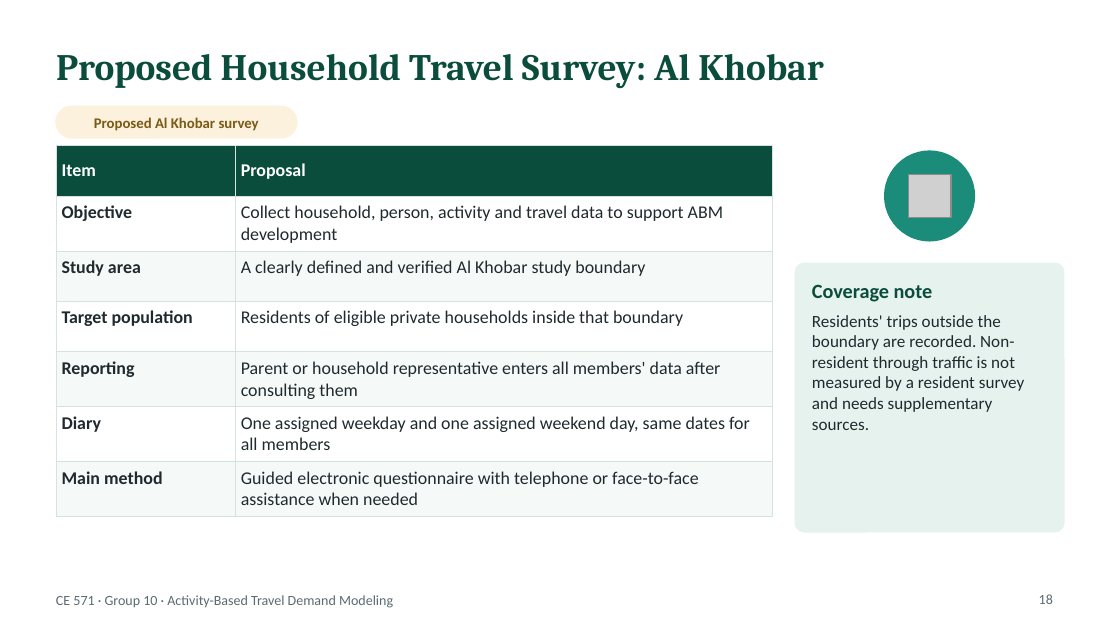
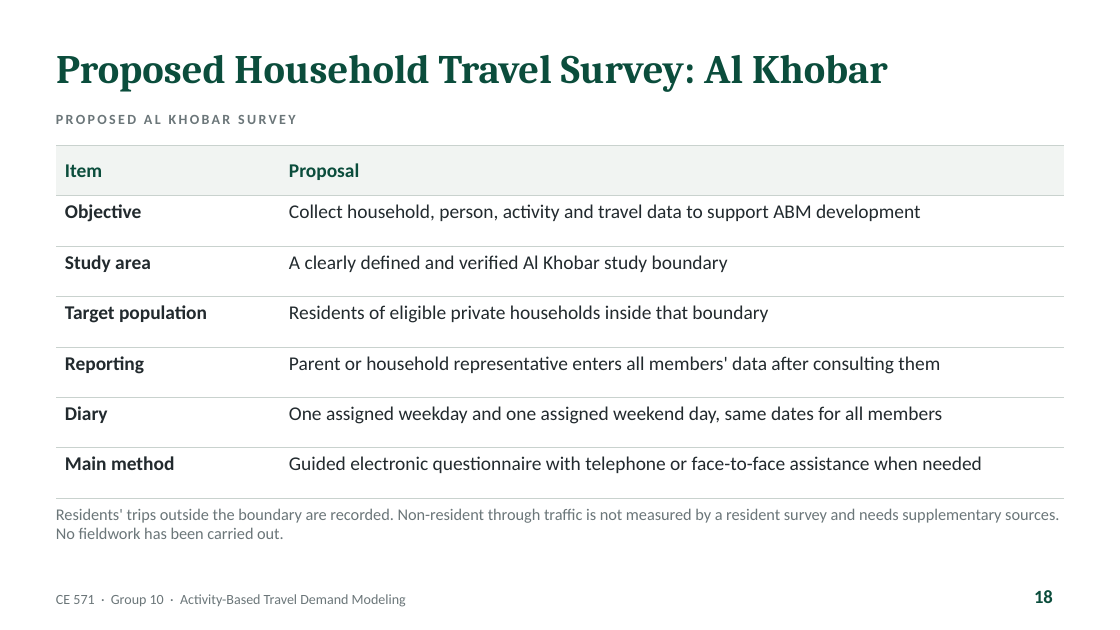
Before and after one commit to abdelmohdi/Claude, a slide deck: slide 18 of CE571_Group10_ABM_Presentation/CE571_Group10_Activity_Based_Travel_Demand_Modeling.pptx. Drawn at 1120x630 pixels with LibreOffice and Linux fonts; fonts in the diff are those of the drawing; grey boxes stand for pictures. Boxes give left, top, right and bottom in pixels: in the first picture for what was removed or moved away, otherwise in the second. Text is boxed around its words. In the diff, an @@ line names an element or a change of style, - is before the commit and + after.

```diff
--- a/CE571_Group10_ABM_Presentation/CE571_Group10_Activity_Based_Travel_Demand_Modeling.pptx
+++ b/CE571_Group10_ABM_Presentation/CE571_Group10_Activity_Based_Travel_Demand_Modeling.pptx
@@ title "Proposed Household Travel Survey: Al ..." at <box>56,55,888,92</box>: size 24 to 26 pt @@
@@ text at <box>56,115,296,124</box>: text changed; size 9.5 to 9 pt; text colour #7A5A14 to #6B7679 @@
-Proposed Al Khobar survey
+PROPOSED AL KHOBAR SURVEY
@@ rounded rectangle removed at <box>56,106,297,138</box> @@
@@ table at <box>56,146,1064,477</box> @@
@@ fill #0B4D3C to #F1F4F2 in row 1 @@
@@ fill #FFFFFF to none in 6 cells @@
@@ fill #F5F9F7 to none in 6 cells @@
@@ size 11.5 to 12.5 pt, text colour #1F2A2E to #222A2E @@
@@ text colour #FFFFFF to #0B4D3C in "Item", "Proposal" @@
@@ borders changed @@
@@ table: place and size @@
-table at <box>56,146,773,509</box>
+table at <box>56,146,1064,477</box>
@@ ellipse removed at <box>885,151,974,241</box> @@
@@ picture removed at <box>908,175,951,217</box> @@
@@ rounded rectangle removed at <box>795,263,1064,532</box> @@
@@ text removed at <box>812,284,933,302</box> @@
-Coverage note
@@ text at <box>56,508,1059,539</box>: text changed; size 11 to 10.5 pt; text colour #1F2A2E to #6B7679 @@
-Residents' trips outside the boundary are recorded. Non-resident through traffic is not measured by a resident survey and needs supplementary sources.
+Residents' trips outside the boundary are recorded. Non-resident through traffic is not measured by a resident survey and needs supplementary sources. No fieldwork has been carried out.
@@ text "CE 571 · Group 10 ..." at <box>56,594,406,607</box>: text colour #5B6B70 to #6B7679 @@
@@ page number at <box>1034,590,1053,603</box>: size 9 to 12 pt, text colour #5B6B70 to #0B4D3C, bold on @@
```
Also in this commit, not shown: 52 other slides changed, 1 slide added, 1 other file.
